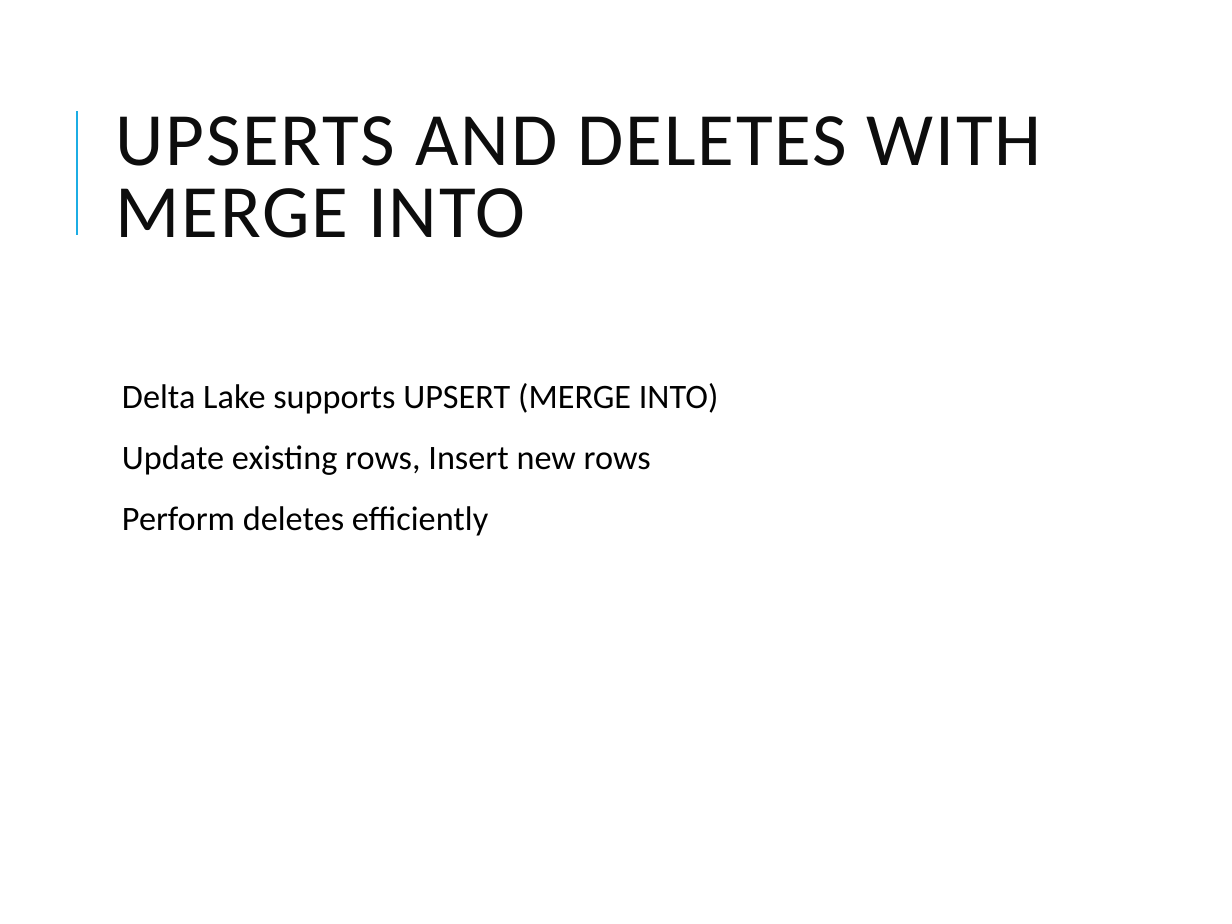
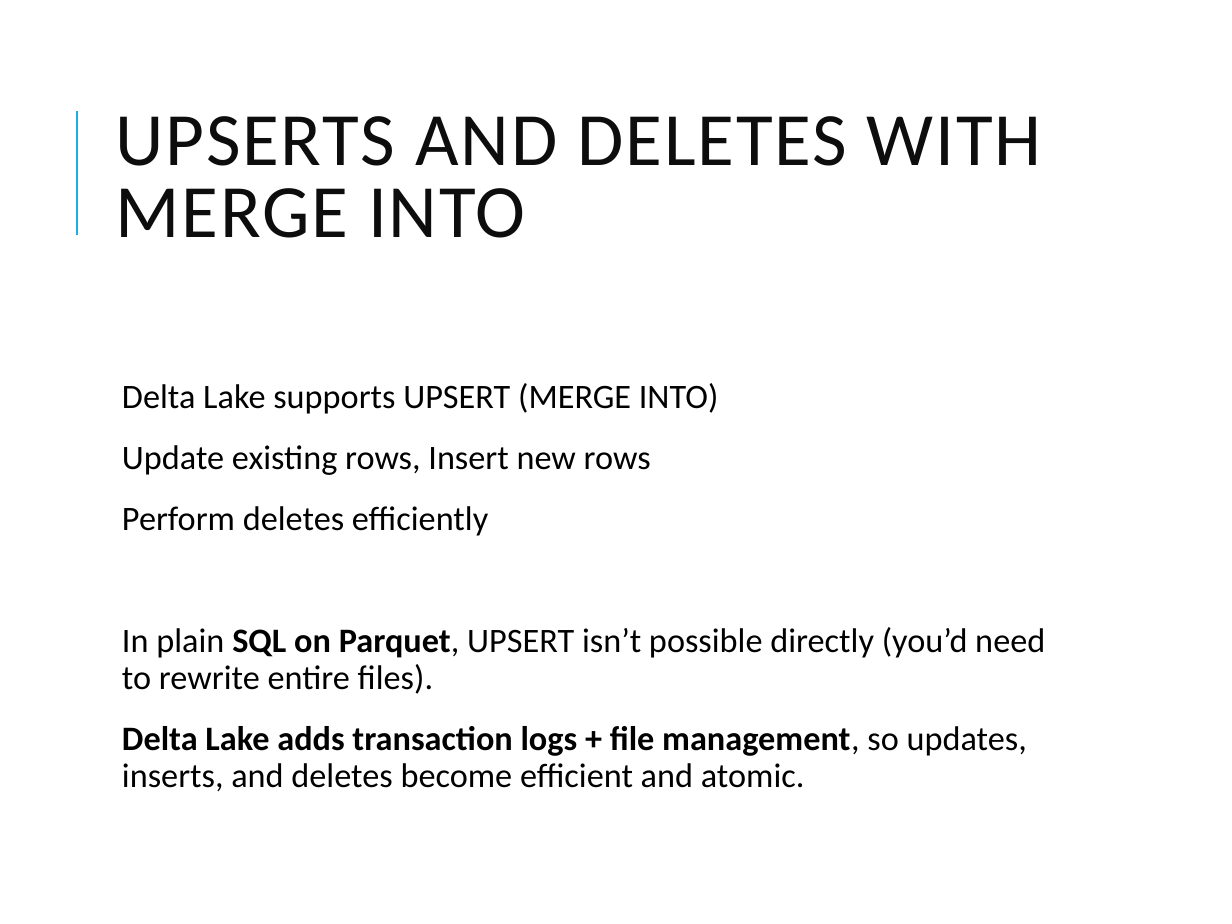
Before and after one commit to vikash-verma-profile/DE-Content-WithSnowflakes, a slide deck: slide 7 of Week-2/Day-1/Delta_Lake.pptx (slide 6 before the commit). Drawn at 1232x924 pixels with LibreOffice and Linux fonts; fonts in the diff are those of the drawing. Boxes give left, top, right and bottom in pixels: in the first picture for what was removed or moved away, otherwise in the second. Text is boxed around its words. In the diff, an @@ line names an element or a change of style, - is before the commit and + after.

```diff
--- a/Week-2/Day-1/Delta_Lake.pptx
+++ b/Week-2/Day-1/Delta_Lake.pptx
@@ text at (122,627,1045,791): paragraphs added @@
+  In plain SQL on Parquet, UPSERT isn’t possible directly (you’d need to rewrite entire files).
+  Delta Lake adds transaction logs + file management, so updates, inserts, and deletes become efficient and atomic.
```
Also in this commit, not shown: 6 other slides changed, 5 slides added, 7 other files.
